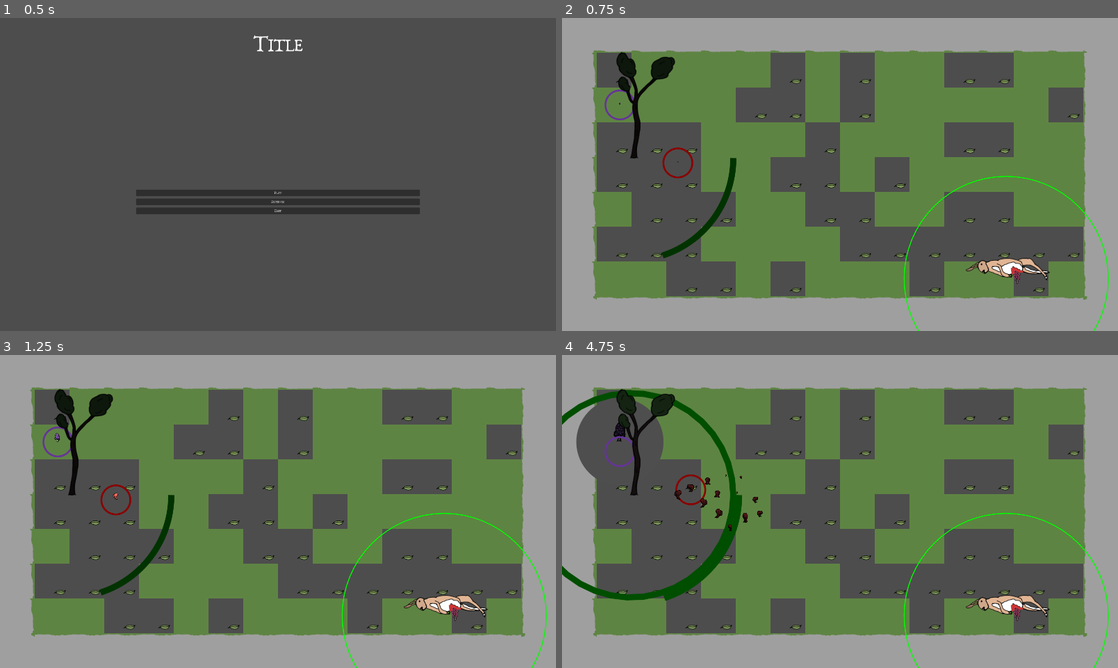
Above: before the commit, frames 1-4 (two rows, left to right).
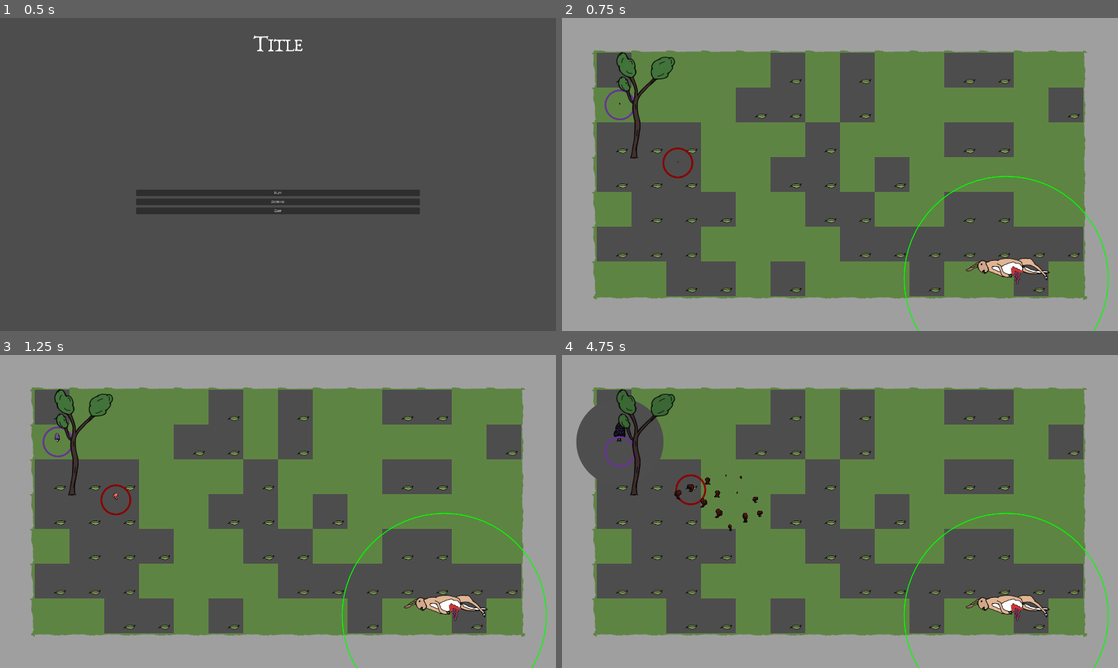
Above: after the commit, the same moments.

Repository: carcinizer/slavic-2025
Game: Godot game, scene res://scenes/main_menu.tscn
Same seed, same stepped clock (60 frames per second), same inputs: the game is played once before the commit and once after it.
Inputs:
- Up to frame 1 (0.5 s): no input
- Up to frame 2 (0.75 s): click "Play" at 0.5 s
- Up to frame 3 (1.25 s): no input
- Up to frame 4 (4.75 s): tap Enter at 1.25 s; hold Right (right1) 1.28-2.03 s; tap S (down2) at 1.35, 4.35 s; hold Down (down1) 2.03-2.78 s; tap A (left2) at 2.1 s; hold Right (right1) 2.78-3.53 s; tap D (right2) at 2.85 s; hold Up (up1) 3.53-4.28 s; tap W (up2) at 3.6 s; hold Left (left1) from 4.28 s (still down)

Frame 1 is identical in both runs. In frame 2, 1.1% of the frame differs, in the area x 9-32%, y 11-77%; in frame 3, 1.1%; in frame 4, 2.7%, in the area x 0-33%, y 11-79%.

Commit message:
add separate draw script for tree

Diff:
--- a/scenes/map.tscn
+++ b/scenes/map.tscn
@@ -193,7 +193,6 @@
 
 [node name="Tree" parent="." instance=ExtResource("3_gldc4")]
 position = Vector2(239, 484)
-hp = 20.0
 
 [node name="Sprite2D" type="Sprite2D" parent="."]
 visible = false
--- /dev/null
+++ b/src/draw_tree_hp.gd
@@ -0,0 +1,13 @@
+extends CollisionShape2D
+
+var arc_width = 20
+
+func _draw():
+	get_parent().get_parent().draw_hp()
+	var mushrooms_in_area = get_parent().get_parent().mushrooms_in_area
+	var min_connected_mushrooms = get_parent().get_parent().min_connected_mushrooms
+	var max_connected_mushrooms = get_parent().get_parent().max_connected_mushrooms
+	var rad = shape.radius
+	draw_arc(Vector2(0,0), rad, 0, TAU * mushrooms_in_area / min_connected_mushrooms, 40, Color.GREEN, arc_width, true )
+	if mushrooms_in_area > min_connected_mushrooms:
+		draw_arc(Vector2(0,0),rad + arc_width, 0, TAU * (mushrooms_in_area - min_connected_mushrooms) / (max_connected_mushrooms - min_connected_mushrooms), 40, Color.GREEN, arc_width, true )
--- a/src/tree.gd
+++ b/src/tree.gd
@@ -56,11 +56,11 @@
 		hp -= death_speed * _delta
 	if hp <= 0:
 		die()
-	queue_redraw()
+	$NeighborRange/CollisionShape2D.queue_redraw()
 
 	get_mushrooms_in_area()
 	if mushrooms_in_area > min_connected_mushrooms:
-		modulate = Color.WHITE.darkened(0.7 * sin(latest_time_pulse * 0.05))
+		modulate = Color.WHITE.darkened(0.1 * sin(latest_time_pulse * 0.05))
 	mushrooms_in_area = 0
 
 	var shrooms := GLOB.all_mushrooms.duplicate()
@@ -87,7 +87,7 @@
 
 var arc_width = 20
 
-func _draw():
+func draw_hp():
 	var rad = get_node("NeighborRange/CollisionShape2D").shape.radius
 	# draw_arc(Vector2(0,0),rad, 0, TAU * mushrooms_in_area / mushrooms_needed_in_area, 40, Color.LAWN_GREEN, 4, true )
 	draw_arc(Vector2(0,0),rad, 0, TAU * mushrooms_in_area / min_connected_mushrooms, 40, Color.GREEN, arc_width, true )
Not shown: 1 places in scenes/map.tscn that only renumber resources
Not shown, added: src/draw_tree_hp.gd.uid
